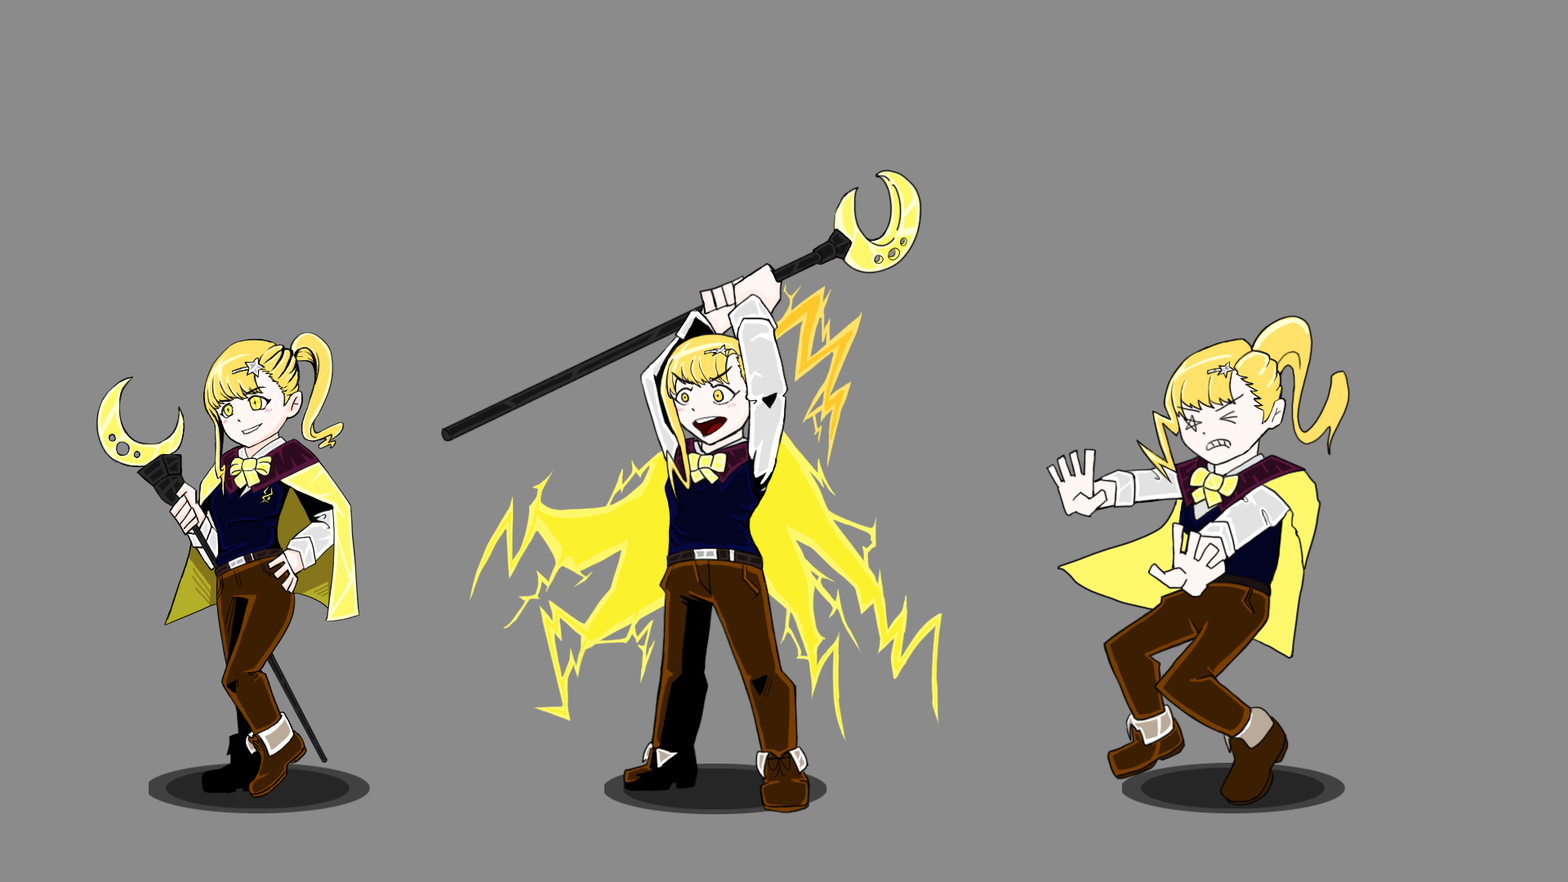
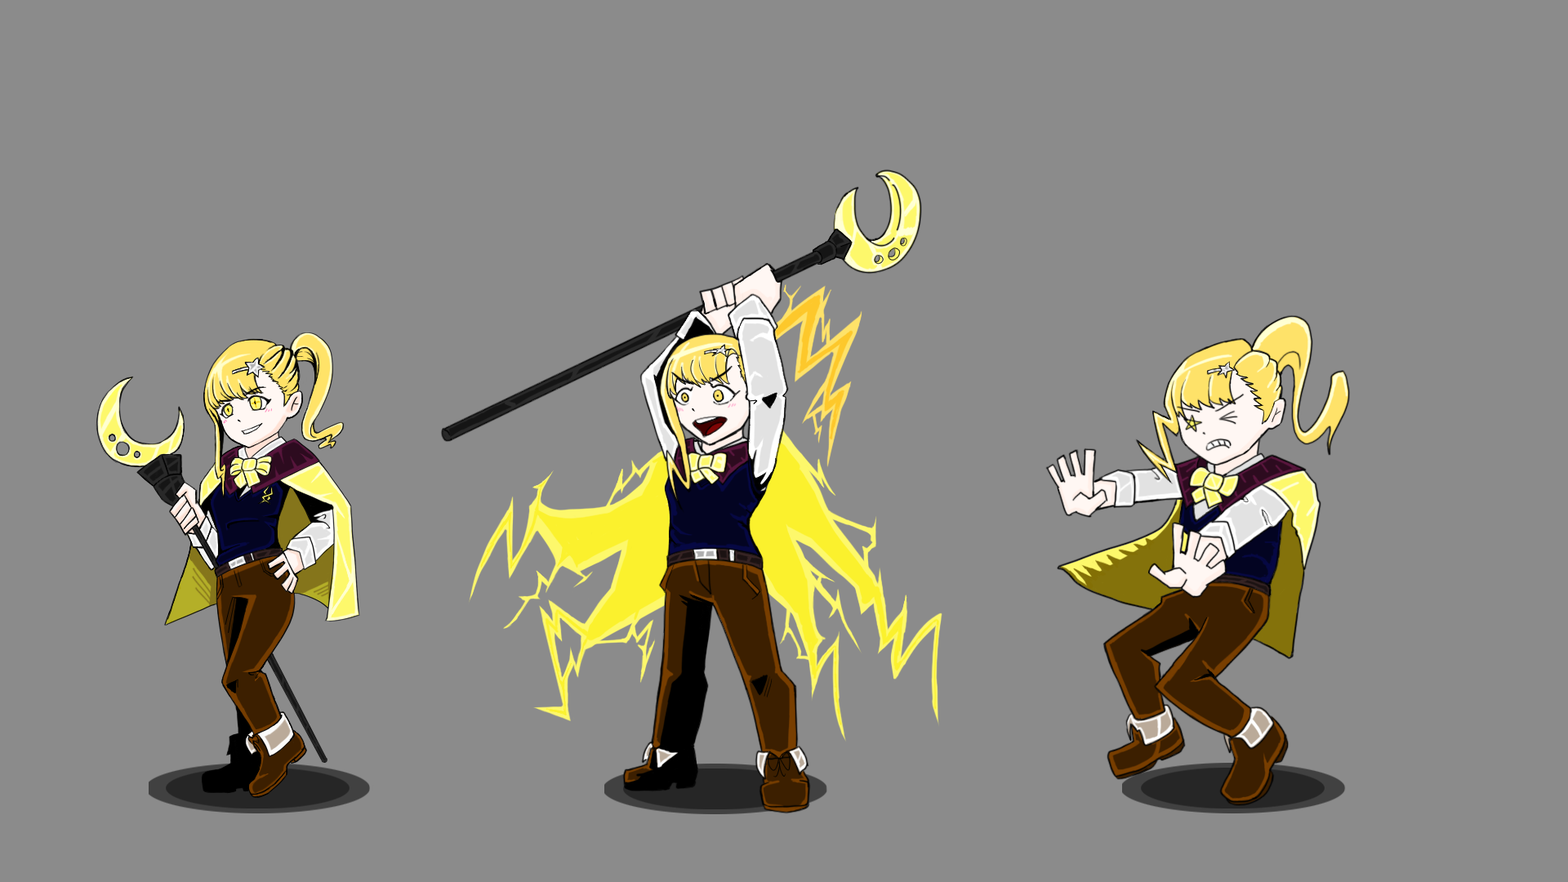
Before/after of a 1568 × 882 layered artwork. What changed in the layer stack:
added layer "얼굴채색" in group "전격족 피격" over [1207, 440, 1230, 450]
painted on "선" (1st of 2, in "전격족 피격") over [1140, 398, 1275, 681]
added layer "어둠" (1st of 2, in "전격족 피격") (multiply) in group "전격족 피격" over [1048, 401, 1306, 659]
painted on "빛" (1st of 2, in "전격족 피격") over [1111, 315, 1349, 802]
painted on "채색" (1st of 2, in "전격족 피격") over [1185, 362, 1280, 585]
"전격족 어둠": blend darken → normal over [164, 396, 330, 625]